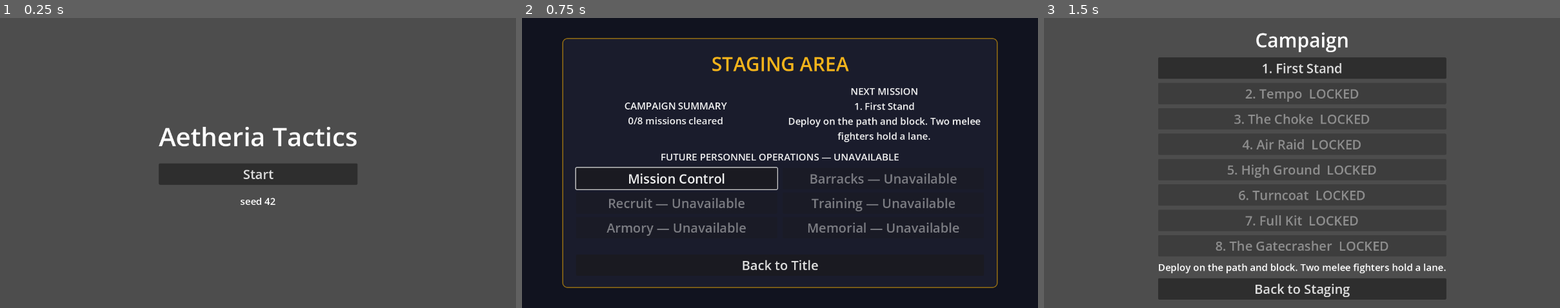
Above: before the commit, frames 1-3 (left to right).
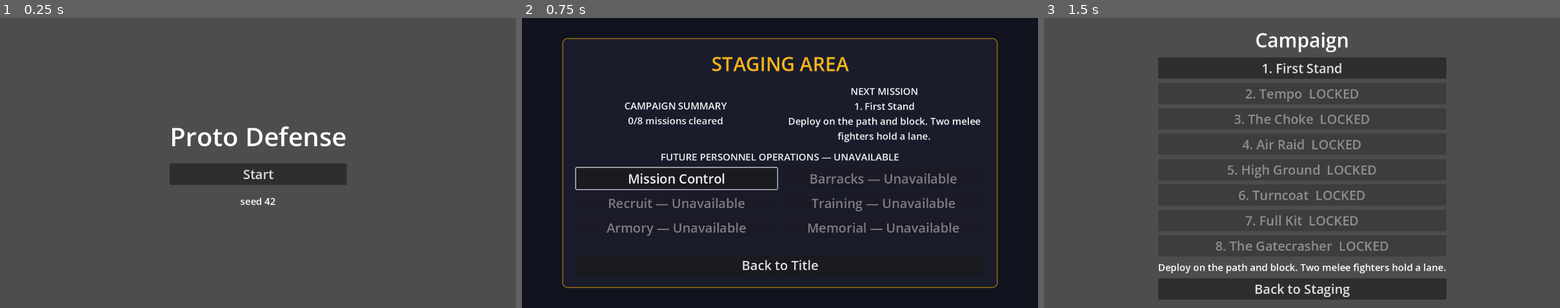
Above: after the commit, the same moments.

Repository: junnyboi/proto-td
Game: Godot game, scene res://scenes/title.tscn
The game is run twice, just before and just after one commit, with the same random seed, the same clock (stepped at 60 frames per second) and the same inputs.
Inputs:
- Up to frame 1 (0.25 s): no input
- Up to frame 2 (0.75 s): click "Start" at 0.5 s
- Up to frame 3 (1.5 s): click "Mission Control" at 1.25 s

The runs differ from the first frame. In frame 1, 1.5% of the frame differs, in the area x 30-70%, y 37-58%; in frame 2, nothing differs; in frame 3, nothing differs.

Commit message:
AGENT 2 - Rename game to Proto Defense

Diff:
--- a/autoloads/i18n.gd
+++ b/autoloads/i18n.gd
@@ -14,9 +14,9 @@
 
 func _ready() -> void:
 	var loaded := reload_catalog()
-	assert(loaded, "Aetheria Tactics en-US catalog must load")
+	assert(loaded, "Proto Defense en-US catalog must load")
 	TranslationServer.set_locale(String(DEFAULT_LOCALE))
-	DisplayServer.window_set_title(t(&"ui.game_title", "Aetheria Tactics"))
+	DisplayServer.window_set_title(t(&"ui.game_title", "Proto Defense"))
 
 
 func t(key: StringName, fallback: String) -> String:
--- a/localization/en-US.json
+++ b/localization/en-US.json
@@ -1,6 +1,6 @@
 {
   "locale": "en-US",
   "entries": {
-    "ui.game_title": "Aetheria Tactics"
+    "ui.game_title": "Proto Defense"
   }
 }
--- a/project.godot
+++ b/project.godot
@@ -10,7 +10,7 @@
 
 [application]
 
-config/name="Aetheria Tactics"
+config/name="Proto Defense"
 run/main_scene="res://scenes/title.tscn"
 config/features=PackedStringArray("4.7", "Forward Plus")
 config/icon="res://icon.svg"
--- a/scripts/ui/title.gd
+++ b/scripts/ui/title.gd
@@ -1,6 +1,6 @@
 extends Control
 
-## Aetheria Tactics entry screen. The campaign is the only player-facing game flow;
+## Proto Defense entry screen. The campaign is the only player-facing game flow;
 ## direct battle startup remains a harness/debug seam, never a title action.
 
 const FONT_SIZE_TITLE := 64
@@ -20,7 +20,7 @@
 
 	var label := Label.new()
 	label.name = "TitleLabel"
-	label.text = I18n.t(&"ui.game_title", "Aetheria Tactics")
+	label.text = I18n.t(&"ui.game_title", "Proto Defense")
 	label.add_theme_font_size_override("font_size", FONT_SIZE_TITLE)
 	label.horizontal_alignment = HORIZONTAL_ALIGNMENT_CENTER
 	vbox.add_child(label)
--- a/selftest/scenarios/boot.gd
+++ b/selftest/scenarios/boot.gd
@@ -18,18 +18,18 @@
 	var label := title.find_child("TitleLabel", true, false) as Label
 	var i18n := h.autoload("I18n")
 	h.check(
-		"title label is Aetheria Tactics",
-		label != null and label.text == "Aetheria Tactics",
+		"title label is Proto Defense",
+		label != null and label.text == "Proto Defense",
 		"text=%s" % (label.text if label != null else "<missing>"),
 	)
 	h.check(
 		"title matches localized ui.game_title",
 		i18n != null and label != null
-			and label.text == str(i18n.call("t", &"ui.game_title", "Aetheria Tactics")),
+			and label.text == str(i18n.call("t", &"ui.game_title", "Proto Defense")),
 	)
 	h.check(
-		"project metadata is Aetheria Tactics",
-		str(ProjectSettings.get_setting("application/config/name", "")) == "Aetheria Tactics",
+		"project metadata is Proto Defense",
+		str(ProjectSettings.get_setting("application/config/name", "")) == "Proto Defense",
 	)
 	var title_rect := title.get_global_rect()
 	var label_rect := label.get_global_rect() if label != null else Rect2()
--- a/test/test_i18n.gd
+++ b/test/test_i18n.gd
@@ -2,7 +2,7 @@
 
 const I18nScript := preload("res://autoloads/i18n.gd")
 const TITLE_KEY := &"ui.game_title"
-const TITLE_FALLBACK := "Aetheria Tactics"
+const TITLE_FALLBACK := "Proto Defense"
 
 
 func test_en_us_catalog_resolves_exact_product_title() -> void:
@@ -42,5 +42,5 @@
 	var project_name := str(ProjectSettings.get_setting("application/config/name", ""))
 	assert_eq(project_name, TITLE_FALLBACK)
 	var source := FileAccess.get_file_as_string("res://scripts/ui/title.gd")
-	assert_true(source.contains('I18n.t(&"ui.game_title", "Aetheria Tactics")'))
+	assert_true(source.contains('I18n.t(&"ui.game_title", "Proto Defense")'))
 	assert_false(source.contains('label.text = "Prototype TD"'))
Not shown, changed: CLAUDE.md
Not shown, changed: FINAL_REPORT.md
Not shown, changed: PLAYTEST.md
Not shown, changed: assets/music/README.md
Not shown, changed: docs/README.md
Not shown, changed: localization/README.md
